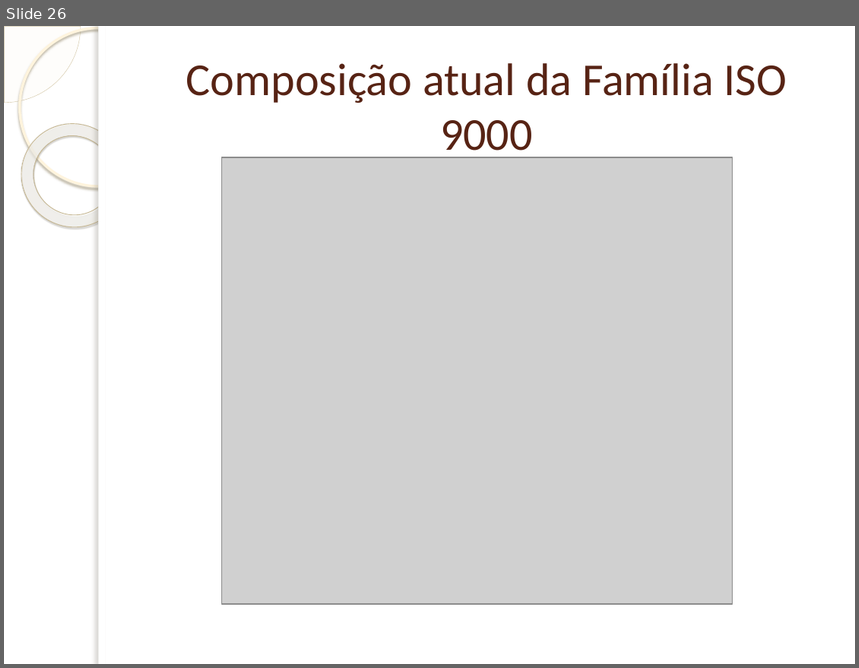
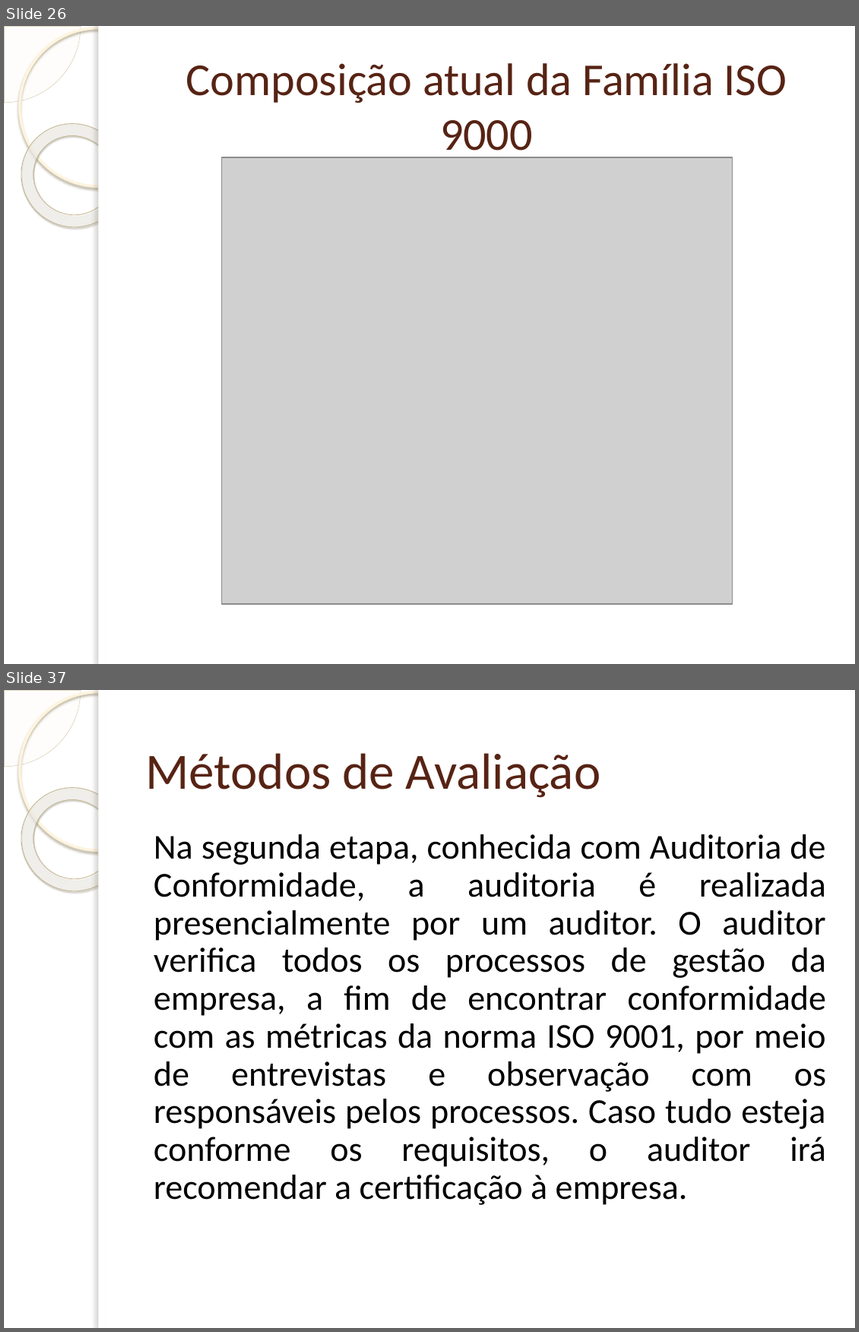
Before and after one commit to TZNaso/QS, a slide deck: Família ISO 9000.pptx. Shown one above the other, each under a label of ours: slide 26 before the commit, slides 26 and 37 after it; the slides between them are not shown. The pictures are 859x668 and 859x1332 pixels, drawn with LibreOffice and Linux fonts; fonts in the diff are those of the drawing; grey boxes stand for pictures; background and template pictures are left out. Boxes give left, top, right and bottom in pixels: in the first picture for what was removed or moved away, otherwise in the second. Text is boxed around its words. In the diff, an @@ line names an element or a change of style, - is before the commit and + after.

```diff
--- a/Família ISO 9000.pptx
+++ b/Família ISO 9000.pptx
@@ slide 37 added at [4, 690, 855, 1328], background picture (left out); not listed: 5 template elements that a slide beside it also shows @@
@@ title added at [146, 753, 601, 798], 43 pt, text #572314 @@
+Métodos de Avaliação
@@ text added at [154, 834, 826, 1205], 29.6 pt, text #000000 @@
+Na segunda etapa, conhecida com Auditoria de Conformidade, a auditoria é realizada presencialmente por um auditor. O auditor verifica todos os processos de gestão da empresa, a fim de encontrar conformidade com as métricas da norma ISO 9001, por meio de entrevistas e observação com os responsáveis pelos processos. Caso tudo esteja conforme os requisitos, o auditor irá recomendar a certificação à empresa.
```
Also in this commit, not shown: 3 slides changed, 16 other slides added, 3 slides removed, 1 other file.
